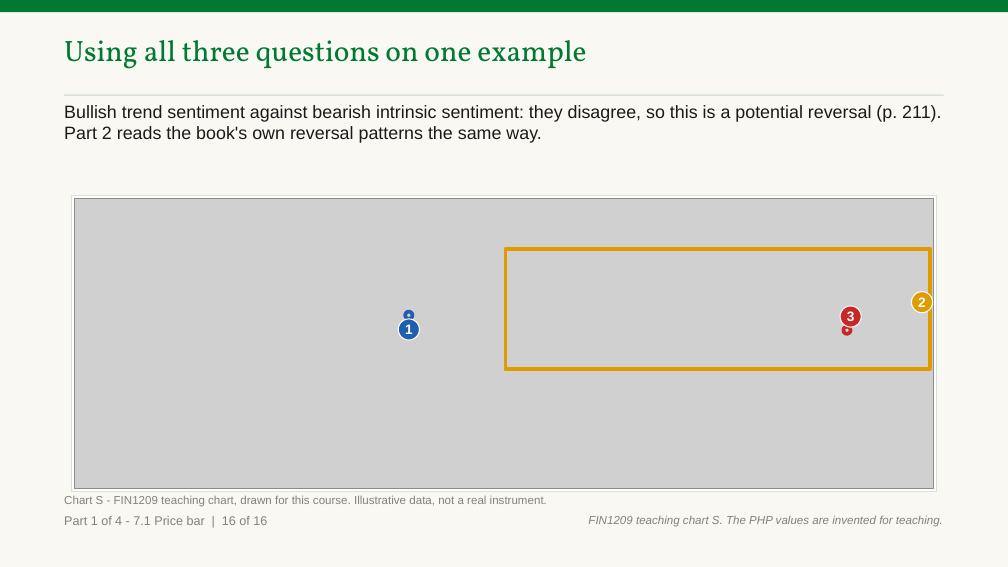
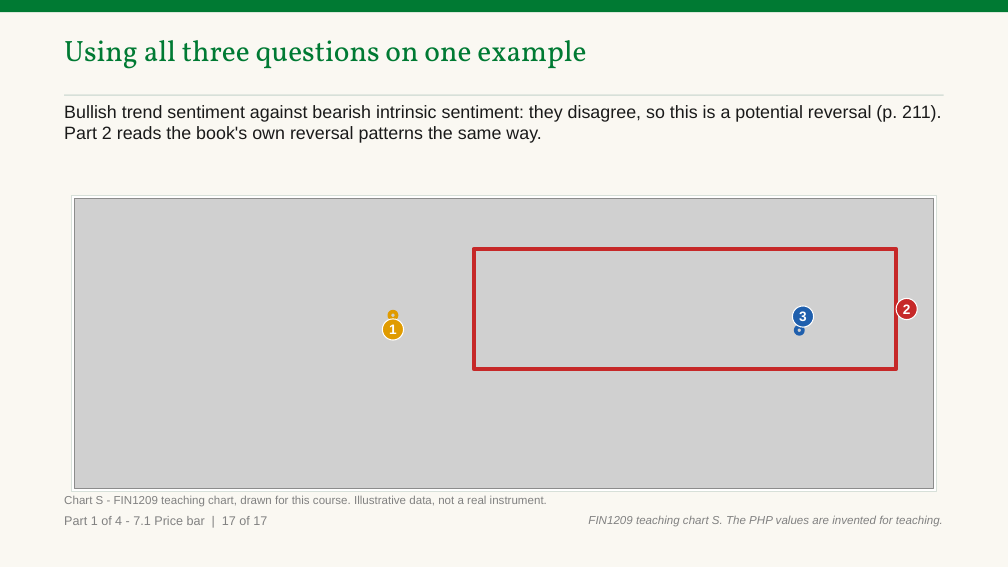
Before and after one commit to benjiesotelo-sudo/Telos_FIN1209, a slide deck: slide 31 of chapter-07/FIN1209-Chapter-07.pptx (slide 30 before the commit). Drawn at 1008x567 pixels with LibreOffice and Linux fonts; fonts in the diff are those of the drawing; grey boxes stand for pictures. Boxes give left, top, right and bottom in pixels: in the first picture for what was removed or moved away, otherwise in the second. Text is boxed around its words. In the diff, an @@ line names an element or a change of style, - is before the commit and + after.

```diff
--- a/chapter-07/FIN1209-Chapter-07.pptx
+++ b/chapter-07/FIN1209-Chapter-07.pptx
@@ rectangle: place and size @@
-rectangle at (506, 249, 931, 369)
+rectangle at (474, 249, 897, 369)
@@ rectangle at (474, 249, 897, 369): outline #E09B00 3.5 pt to #C62828 3.5 pt @@
@@ ellipse "2": place and size @@
-ellipse "2" at (912, 292, 933, 313)
+ellipse "2" at (896, 299, 917, 320)
@@ ellipse "2" at (896, 299, 917, 320): fill #E09B00 to #C62828 @@
@@ ellipse "1": place and size @@
-ellipse "1" at (399, 319, 420, 340)
+ellipse "1" at (383, 319, 404, 340)
@@ ellipse "1" at (383, 319, 404, 340): fill #1F5FAD to #E09B00 @@
@@ ellipse: place and size @@
-ellipse at (405, 312, 413, 319)
+ellipse at (389, 312, 397, 319)
@@ ellipse at (389, 312, 397, 319): outline #1F5FAD 3.5 pt to #E09B00 3.5 pt @@
@@ ellipse "3": place and size @@
-ellipse "3" at (840, 306, 861, 327)
+ellipse "3" at (792, 306, 814, 327)
@@ ellipse "3" at (792, 306, 814, 327): fill #C62828 to #1F5FAD @@
@@ ellipse: place and size @@
-ellipse at (843, 327, 851, 334)
+ellipse at (796, 327, 803, 334)
@@ ellipse at (796, 327, 803, 334): outline #C62828 3.5 pt to #1F5FAD 3.5 pt @@
@@ text at (64, 516, 267, 525): text changed @@
-Part 1 of 4 - 7.1 Price bar | 16 of 16
+Part 1 of 4 - 7.1 Price bar | 17 of 17
```
Also in this commit, not shown: 63 other slides changed, 4 slides added, 1 slide removed, 5 other files.
